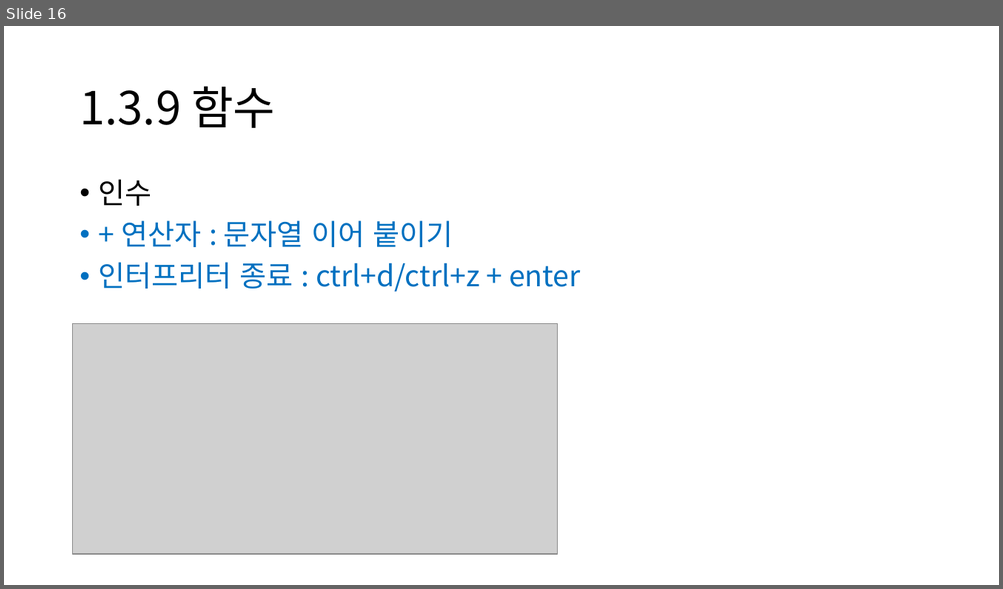
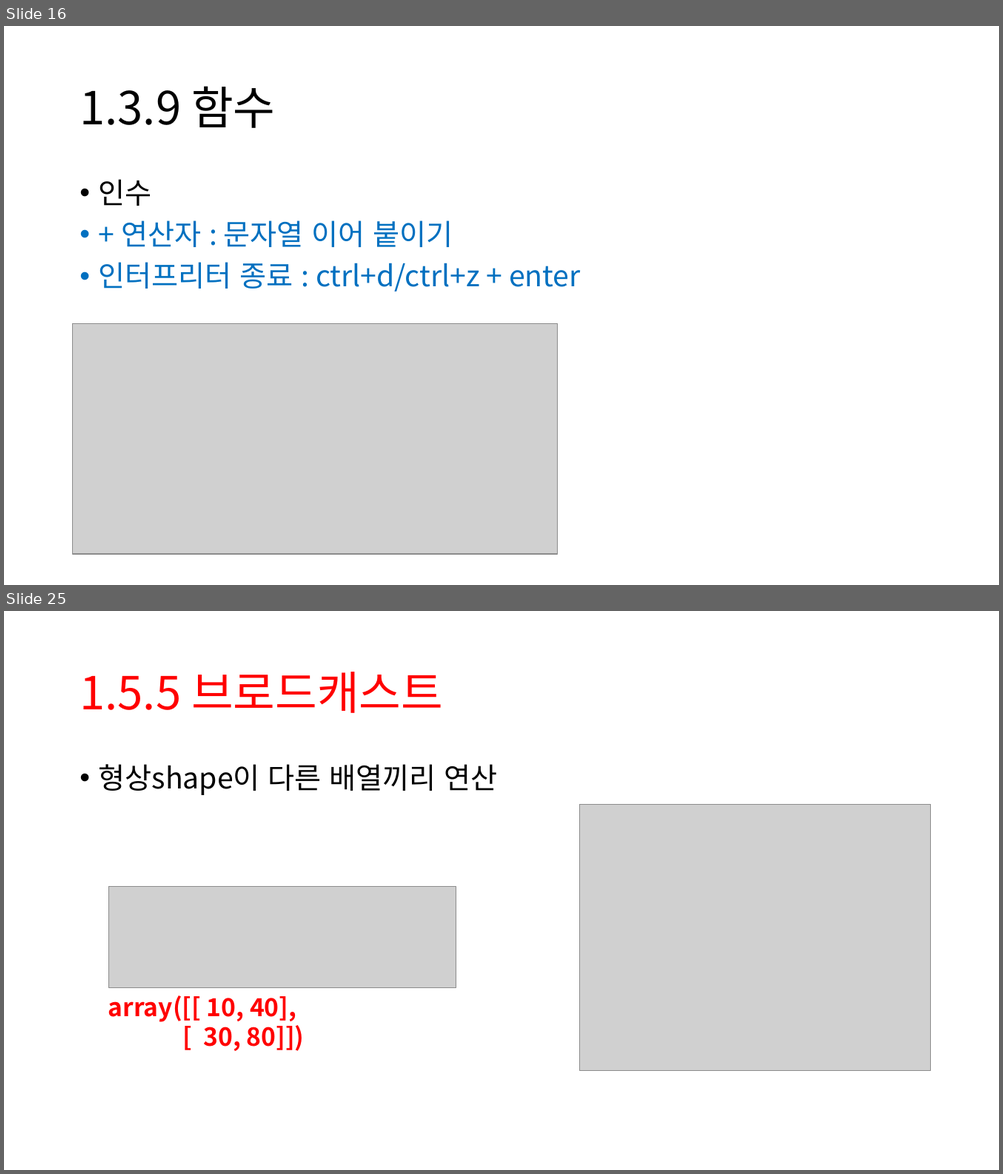
Before and after one commit to UIJIh/2024, a slide deck: DeepLearningFromScratch/ch01/dlfs_ch01.pptx. Shown one above the other, each under a label of ours: slide 16 before the commit, slides 16 and 25 after it; the slides between them are not shown. The pictures are 1003x589 and 1003x1174 pixels, drawn with LibreOffice and Linux fonts; fonts in the diff are those of the drawing; grey boxes stand for pictures. Boxes give left, top, right and bottom in pixels: in the first picture for what was removed or moved away, otherwise in the second. Text is boxed around its words. In the diff, an @@ line names an element or a change of style, - is before the commit and + after.

```diff
--- a/DeepLearningFromScratch/ch01/dlfs_ch01.pptx
+++ b/DeepLearningFromScratch/ch01/dlfs_ch01.pptx
@@ slide 25 added at (4, 611, 999, 1170), background #FFFFFF @@
@@ title added at (79, 672, 443, 713), 44 pt, text #FF0000 @@
+1.5.5 브로드캐스트
@@ text added at (99, 764, 498, 795), 28 pt, text #000000 @@
+• 형상shape이 다른 배열끼리 연산
@@ picture added at (579, 804, 930, 1071) @@
@@ picture added at (109, 887, 456, 988) @@
@@ text added at (108, 996, 304, 1051), 24 pt, text #FF0000, bold @@
+array([[ 10, 40],
+[ 30, 80]])
```
Also in this commit, not shown: 2 slides changed, 8 other slides added.
